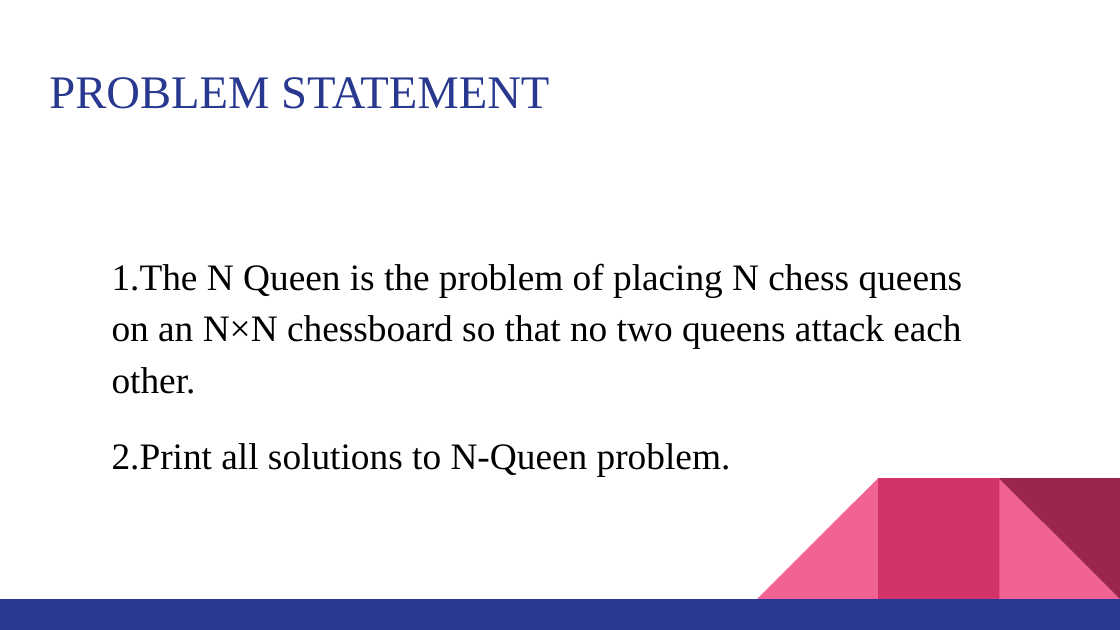
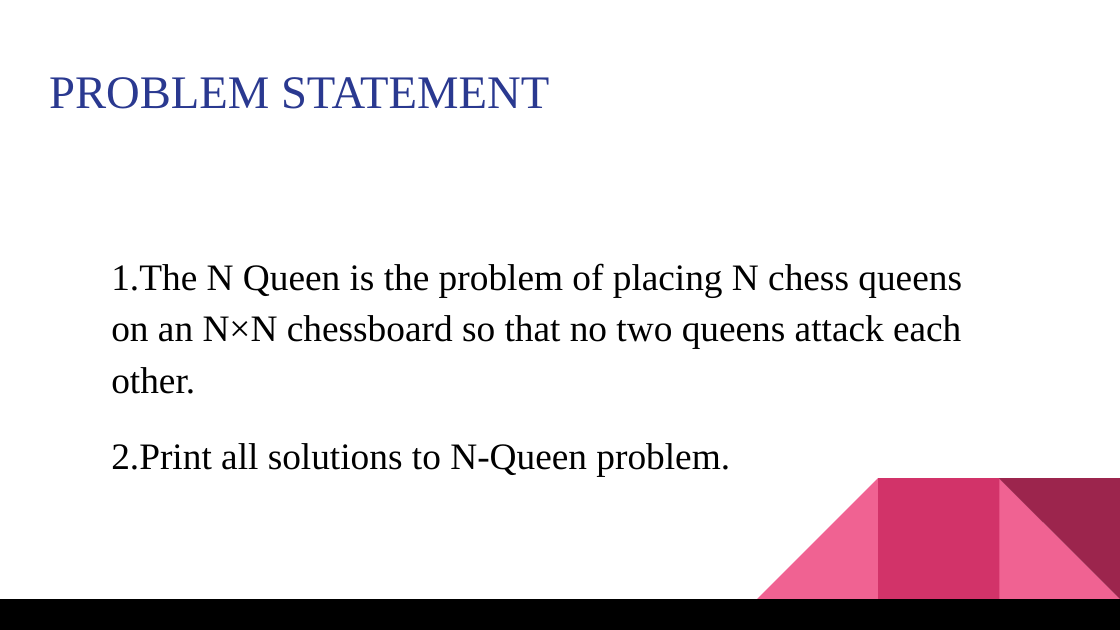
Before and after one commit to nitcse2018/daa-rohitsherwan366, a slide deck: slide 3 of Backtracking.pptx. Drawn at 1120x630 pixels with LibreOffice and Linux fonts; fonts in the diff are those of the drawing. Boxes give left, top, right and bottom in pixels: in the first picture for what was removed or moved away, otherwise in the second. Text is boxed around its words. In the diff, an @@ line names an element or a change of style, - is before the commit and + after.

```diff
--- a/Backtracking.pptx
+++ b/Backtracking.pptx
@@ text "1.The N Queen is the ..." at (111,263,962,476): highlight #FFFFFF to none @@
@@ rectangle at (0,599,1120,630): fill #2A3990 to #000000 @@
```
Also in this commit, not shown: 6 other slides changed.
